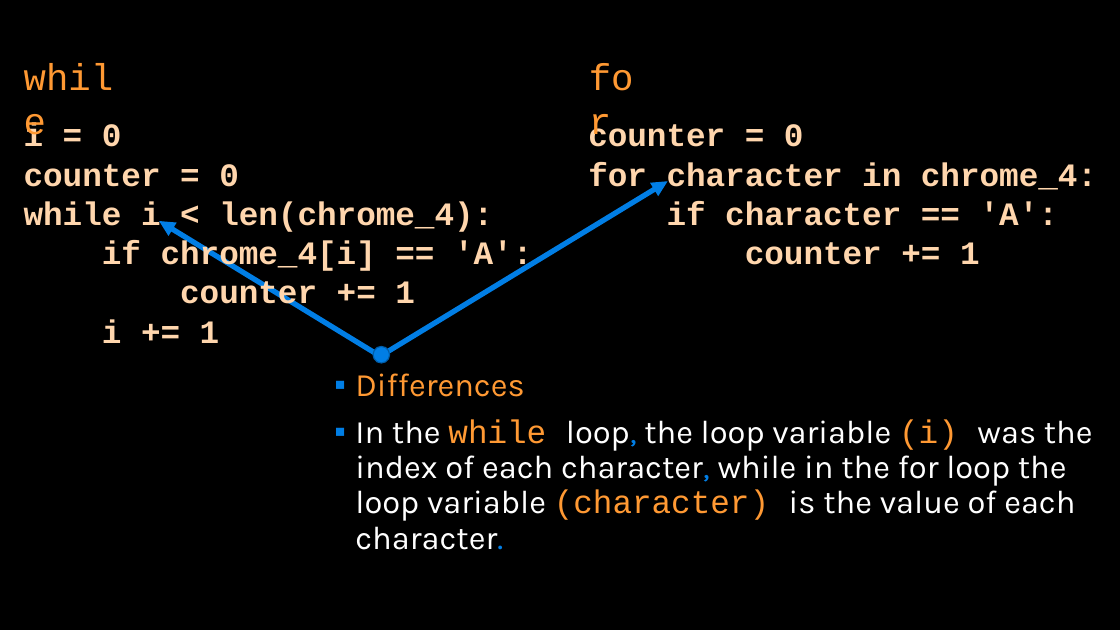
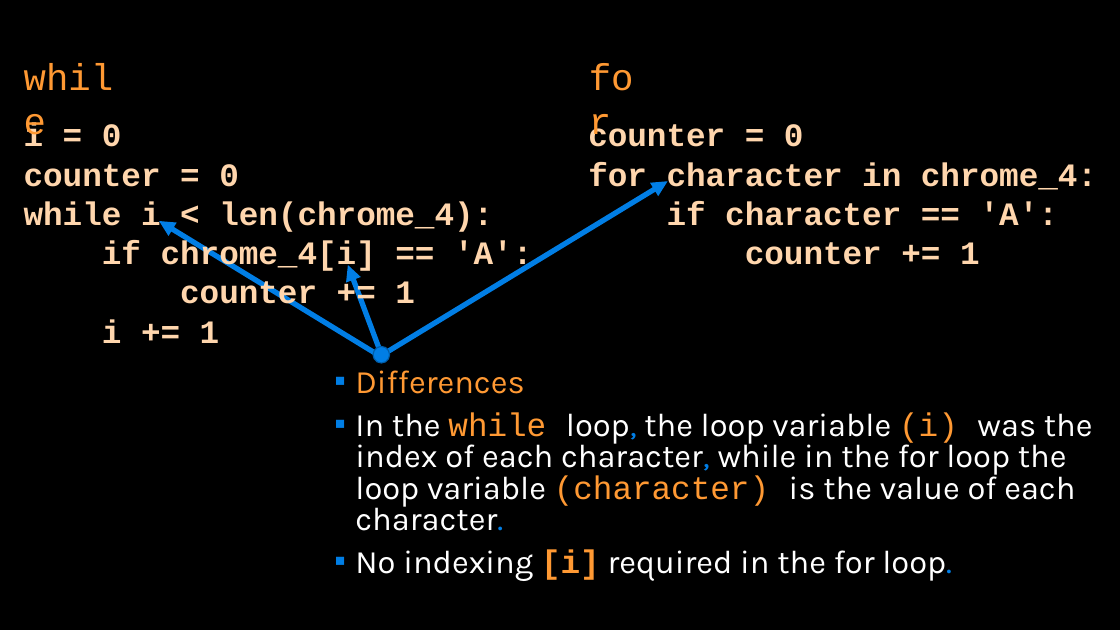
Before and after one commit to APS106/APS106-winter-2022-material, a slide deck: slide 23 of lectures/week6/lecture1/slides/week6_lecture1.pptx. Drawn at 1120x630 pixels with LibreOffice and Linux fonts; fonts in the diff are those of the drawing; background and template pictures are left out. Boxes give left, top, right and bottom in pixels: in the first picture for what was removed or moved away, otherwise in the second. Text is boxed around its words. In the diff, an @@ line names an element or a change of style, - is before the commit and + after.

```diff
--- a/lectures/week6/lecture1/slides/week6_lecture1.pptx
+++ b/lectures/week6/lecture1/slides/week6_lecture1.pptx
@@ arrow added from (381, 353) to (348, 265), #017EE5 4.5 pt @@
@@ text at [355,370,1093,531]: line spacing 0.9 to 0.8 @@
@@ text at [355,549,952,581]: paragraph added @@
+▪ No indexing [i] required in the for loop.
```
Also in this commit, not shown: 5 other slides changed, 6 other files.
